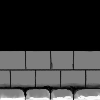
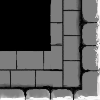
Layer changes from the first 100 × 100 image to the second:
added layer "Copy of Layer 1" above "Layer 1" over (16, 0, 100, 100)
painted on "Layer 1" over (16, 0, 100, 100)
painted on "Layer 2" over (16, 0, 100, 100)
